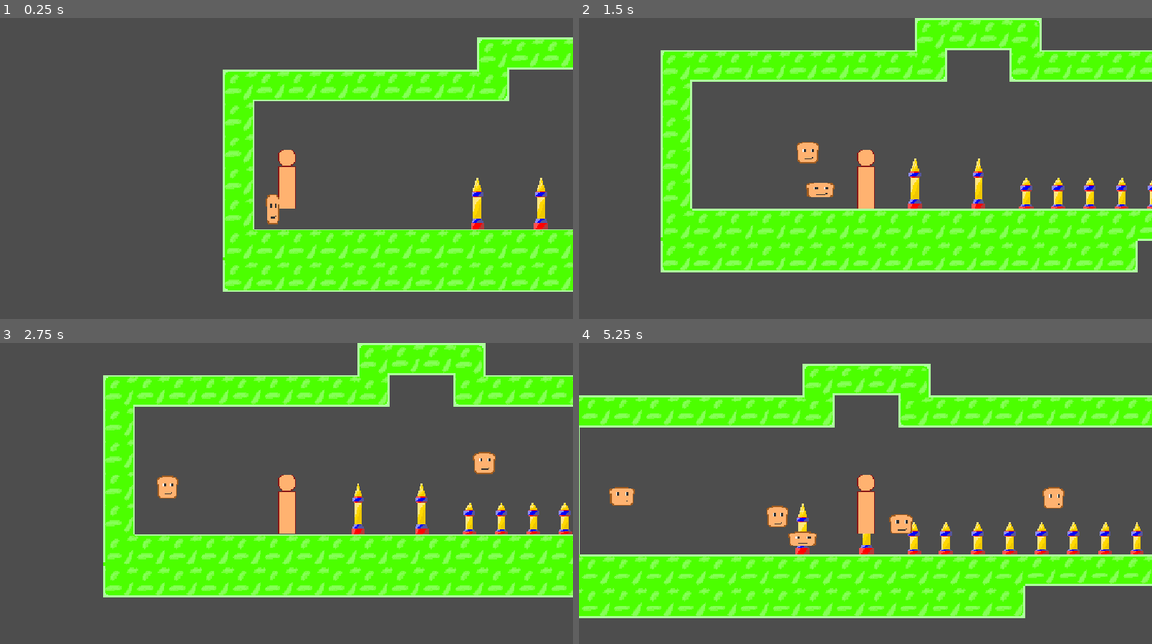
Above: before the commit, frames 1-4 (two rows, left to right).
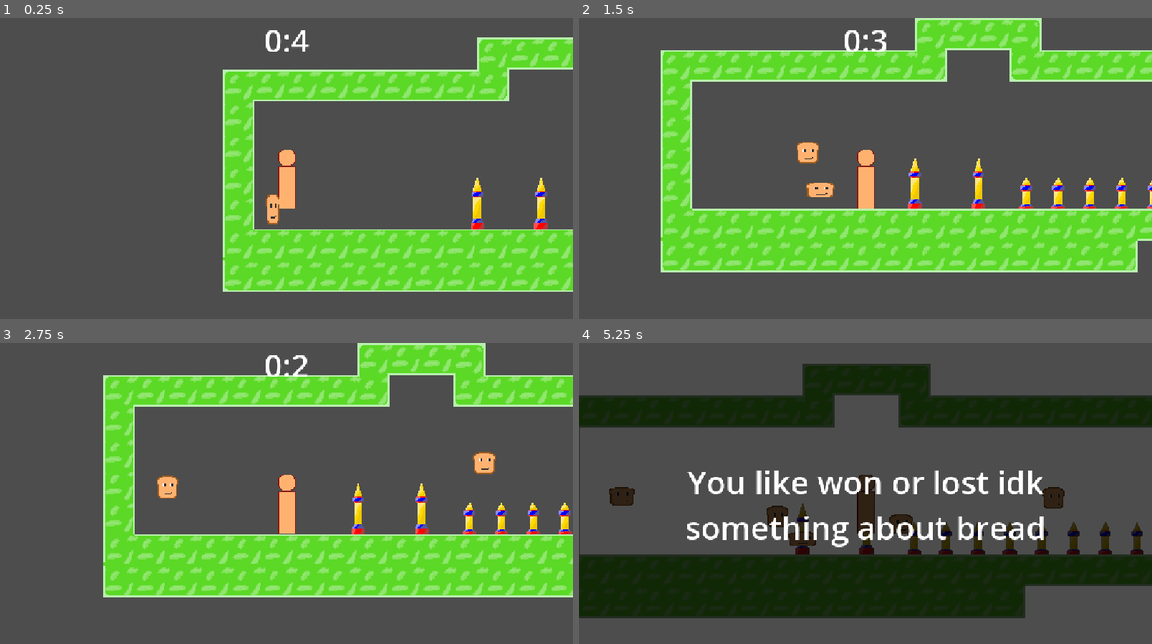
Above: after the commit, the same moments.

Repository: ropva/haven-game
Game: Godot game, scene res://scenes/main.tscn
The game is run twice, just before and just after one commit, with the same random seed, the same clock (stepped at 60 frames per second) and the same inputs.
Inputs:
- Up to frame 1 (0.25 s): no input
- Up to frame 2 (1.5 s): tap Enter (ui_accept) at 0.5, 0.77 s; hold F (shoot) 0.53-1.28 s; hold Right (ui_right) from 0.53 s (still down); tap F (shoot) at 1.35 s
- Up to frame 3 (2.75 s): tap Enter (ui_accept) at 1.52 s; release Right (ui_right) at 2.03 s; hold Left (ui_left) from 2.03 s (still down); hold F (shoot) from 2.03 s (still down)
- Up to frame 4 (5.25 s): release Left (ui_left) at 2.78 s; release F (shoot) at 2.78 s; hold Right (ui_right) 2.78-4.28 s; tap F (shoot) at 2.85, 4.35 s; tap Enter (ui_accept) at 3.02, 3.77, 4.52 s; hold F (shoot) 3.53-4.28 s; hold Left (ui_left) 4.28-5.03 s; hold Right (ui_right) from 5.03 s (still down); hold F (shoot) from 5.03 s (still down)

The runs differ from the first frame. In frame 1, 21% of the frame differs, in the area x 38-100%, y 4-91%; in frame 2, 28%; in frame 3, 27%; in frame 4, 37%, in the area x 0-100%, y 6-92%.

Commit message:
så se mig som den

Diff:
--- a/scenes/main.gd
+++ b/scenes/main.gd
@@ -1,4 +1,6 @@
 extends Node2D
+# In seconds
+var timer = 5
 
 # Called when the node enters the scene tree for the first time.
 func _ready() -> void:
@@ -9,4 +11,10 @@
 
 # Called every frame. 'delta' is the elapsed time since the previous frame.
 func _process(delta: float) -> void:
+	timer = timer-delta
+	%TimerLabel.text=str(int(floor(timer/60)))+":"+str(int(fmod(timer,60.0)))
+	if(timer<0):
+		%CanvasModulate.visible=true;
+		%TimerLabel.visible=false;
+		%EndGameLabel.visible=true;
 	pass
--- a/scenes/main.tscn
+++ b/scenes/main.tscn
@@ -428,6 +428,46 @@
 scale = Vector2(2, 2)
 script = ExtResource("1_jyhfs")
 
+[node name="CanvasLayer" type="CanvasLayer" parent="." unique_id=458925661]
+
+[node name="CenterContainer" type="CenterContainer" parent="CanvasLayer" unique_id=358743928]
+anchors_preset = 5
+anchor_left = 0.5
+anchor_right = 0.5
+offset_left = -31.0
+offset_right = 31.0
+offset_bottom = 40.0
+grow_horizontal = 2
+
+[node name="TimerLabel" type="Label" parent="CanvasLayer/CenterContainer" unique_id=286896740]
+unique_name_in_owner = true
+layout_mode = 2
+theme_override_font_sizes/font_size = 64
+text = "asdassd"
+horizontal_alignment = 1
+
+[node name="CenterContainer2" type="CenterContainer" parent="CanvasLayer" unique_id=948713574]
+anchors_preset = 8
+anchor_left = 0.5
+anchor_top = 0.5
+anchor_right = 0.5
+anchor_bottom = 0.5
+offset_left = -20.0
+offset_top = -20.0
+offset_right = 20.0
+offset_bottom = 20.0
+grow_horizontal = 2
+grow_vertical = 2
+
+[node name="EndGameLabel" type="Label" parent="CanvasLayer/CenterContainer2" unique_id=1702969597]
+unique_name_in_owner = true
+visible = false
+layout_mode = 2
+theme_override_font_sizes/font_size = 64
+text = "You like won or lost idk
+something about bread"
+horizontal_alignment = 1
+
 [node name="TileMapLayer" type="TileMapLayer" parent="." unique_id=822908328]
 tile_map_data = PackedByteArray("AAAVAAEAAAABAAAAAAATAAEAAAABAAAAAAARAAEAAAABAAAAAAAPAAEAAAABAAAAAAANAAEAAAABAAAAAAALAA …(1520 unchanged characters)…
 tile_set = SubResource("TileSet_y0iyi")
@@ -436,3 +476,8 @@
 unique_name_in_owner = true
 
 [node name="bread" parent="." unique_id=1170265474 instance=ExtResource("2_0wfyh")]
+
+[node name="CanvasModulate" type="CanvasModulate" parent="." unique_id=494526020]
+unique_name_in_owner = true
+visible = false
+color = Color(0.18359044, 0.18359044, 0.18359044, 1)
Binary file changed: res/terrain.png
